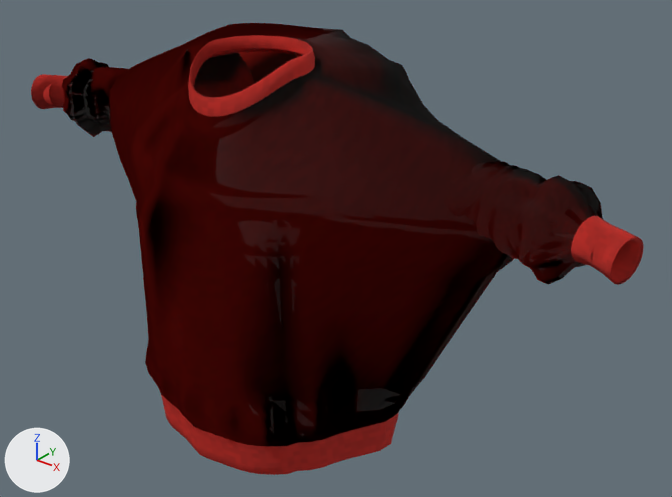
The glTF model art/world_assets/sweater/out/sabrina_sweater.glb, before and after one commit.
The view is the same before and after, from a 50 mm lens placed at (0.773, -0.836, 1.685), pointed at (0.068, 0.046, 1.138). The axes (+X, +Y, +Z) are drawn at lower left. The lights are the same throughout. The older version comes first. Vertices at exactly the same position are counted once.

The scene before the commit, as lines of its bpy script (objects in view):
```python
me_sabrina_sweater = bpy.data.meshes.new('sabrina_sweater')
me_sabrina_sweater.from_pydata(...)  # 4160 vertices, 8064 faces; spans x -0.485..0.485, y -0.182..0.18, z 0.887..1.412
me_sabrina_sweater.materials.append(mat_sweater)
ob_sweater = bpy.data.objects.new('Sweater', me_sabrina_sweater)
ob_sweater.location = (0.0, 0.0, 0.0)
```
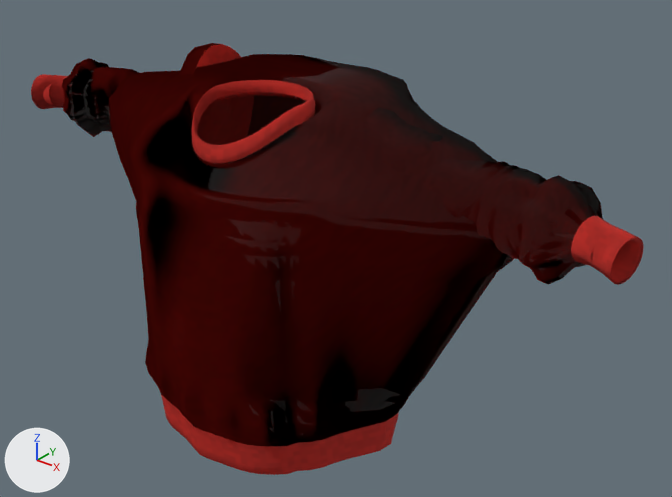
Pixel boxes [x1, y1, x2, y2] of what changed, in the pictures (672 x 497 px; the box of a moved part takes in the faces that stretch with it):
'Sweater', reshaped: before [31, 23, 643, 475]; after [31, 43, 643, 475]
part 1 of me_sabrina_sweater, moved or reshaped: before [110, 23, 501, 254]; after [109, 54, 497, 254]
part 2 of me_sabrina_sweater, surface changed: before [137, 61, 501, 441]; after [137, 91, 497, 441]

The change, as a diff of the scene's bpy script:
```diff
--- a/art/world_assets/sweater/out/sabrina_sweater.glb.py
+++ b/art/world_assets/sweater/out/sabrina_sweater.glb.py
@@ me_sabrina_sweater @@
 # used by ob_sweater; location = (0.0, 0.0, 0.0)
-me_sabrina_sweater.from_pydata(...)  # 4160 vertices, 8064 faces; spans x -0.485..0.485, y -0.182..0.18, z 0.887..1.412
+me_sabrina_sweater.from_pydata(...)  # 4160 vertices, 8064 faces; spans x -0.485..0.485, y -0.182..0.179, z 0.887..1.381
+# me_sabrina_sweater part 1: 807 of 4160 vertices moved; they spanned x -0.338..0.333, y -0.153..0.18, z 1.218..1.412 and now span x -0.344..0.338, y -0.15..0.179, z 1.218..1.355; mean shift (0.0, 0.001, -0.038); largest move (-0.036, 0.036, 1.39) -> (-0.036, 0.036, 1.333)
+# me_sabrina_sweater part 2: 2184 kept faces spanning x -0.303..0.343, y -0.182..0.179, z 0.94..1.355 get new texture (UV) coordinates
 me_sabrina_sweater.materials.append(mat_sweater)
```
